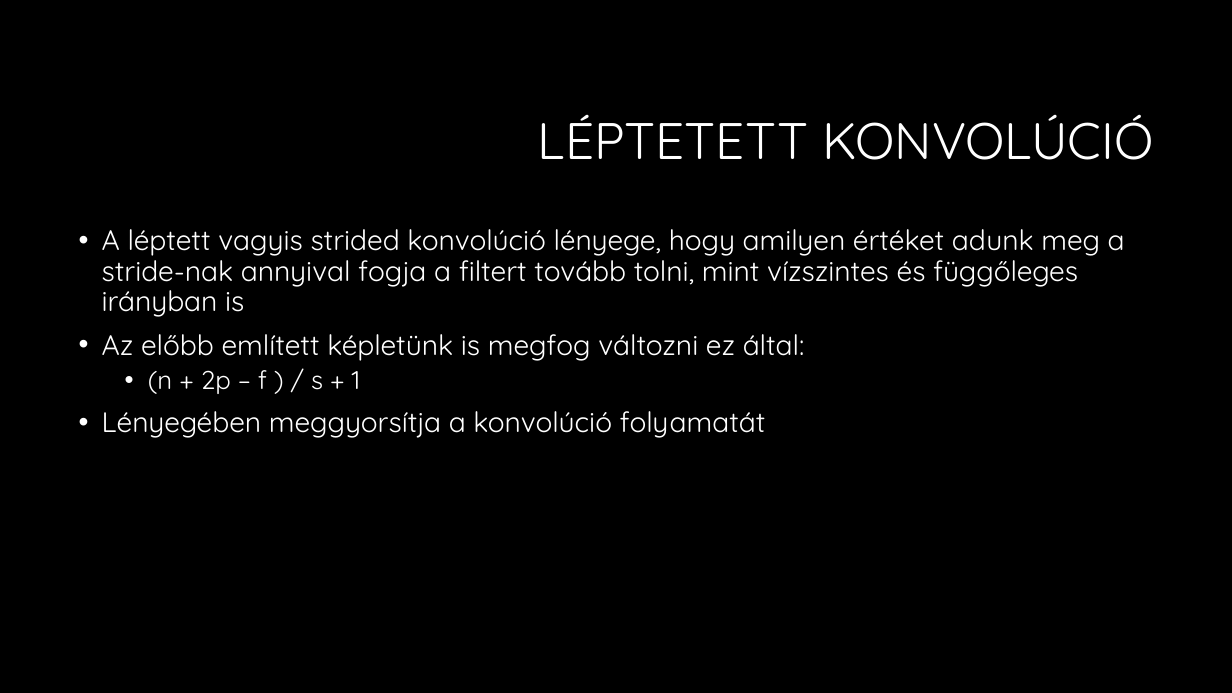
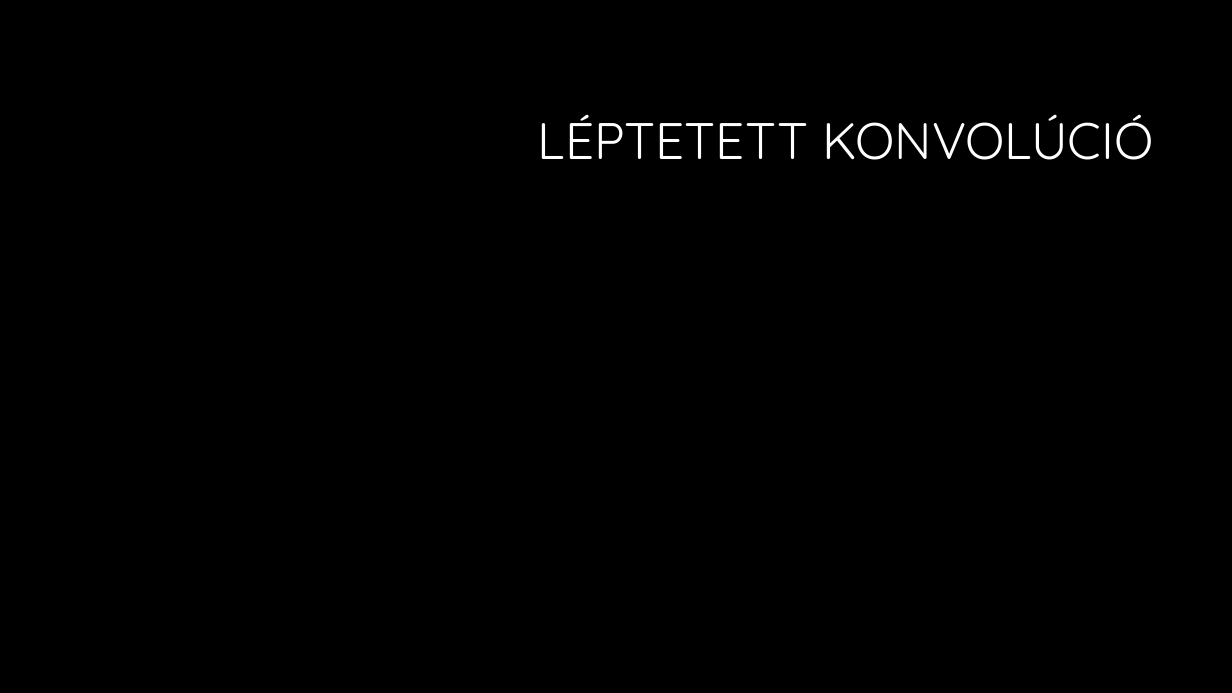
Before and after one commit to martontamas92/CNN, a slide deck: slide 16 of Konvolúciós neuronhálók.pptx. Drawn at 1232x693 pixels with LibreOffice and Linux fonts; fonts in the diff are those of the drawing; grey boxes stand for pictures; background and template pictures are left out. Boxes give left, top, right and bottom in pixels: in the first picture for what was removed or moved away, otherwise in the second. Text is boxed around its words. In the diff, an @@ line names an element or a change of style, - is before the commit and + after.

```diff
--- a/Konvolúciós neuronhálók.pptx
+++ b/Konvolúciós neuronhálók.pptx
@@ text removed at (102, 229, 1125, 438) @@
-• A léptett vagyis strided konvolúció lényege, hogy amilyen értéket adunk meg a stride-nak annyival fogja a filtert tovább tolni, mint vízszintes és függőleges irányban is
-• Az előbb említett képletünk is megfog változni ez által:
-  • (n + 2p – f ) / s + 1
-• Lényegében meggyorsítja a konvolúció folyamatát
```
Also in this commit, not shown: 1 other slide changed, 8 slides added.
